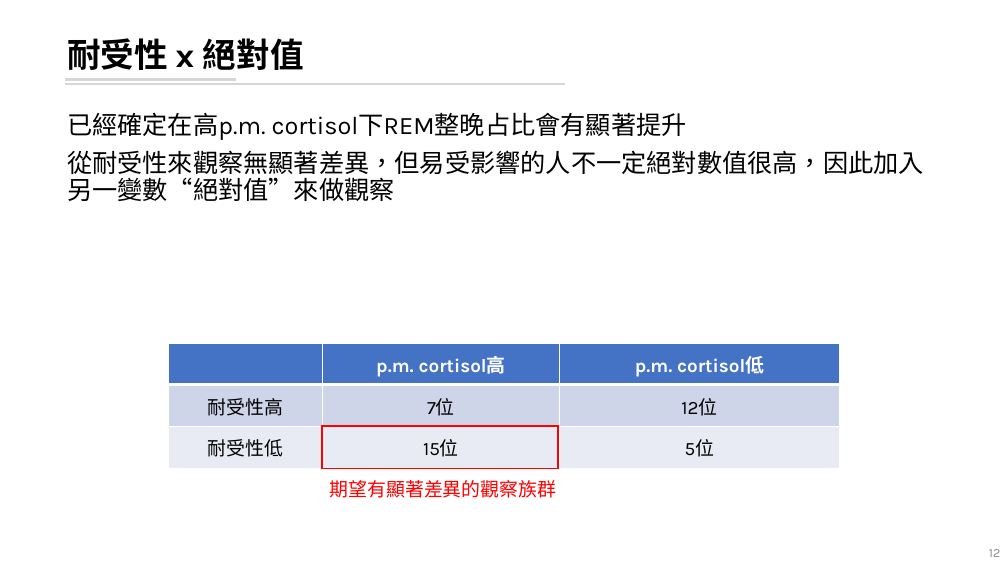
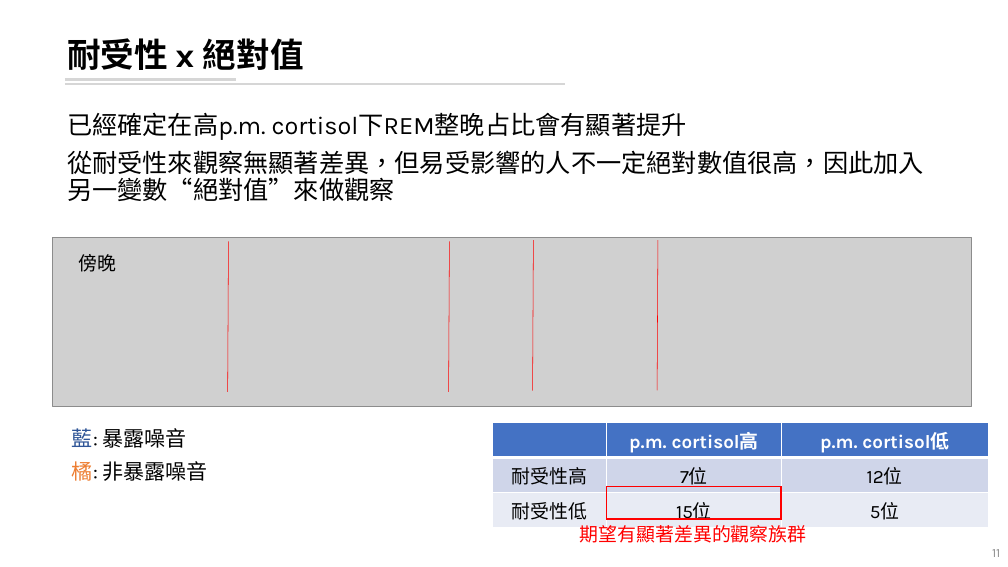
Before and after one commit to leooel97895750/REM_DataMining, a slide deck: slide 11 of 20210807_REM分析.pptx (slide 12 before the commit). Drawn at 1008x567 pixels with LibreOffice and Linux fonts; fonts in the diff are those of the drawing; grey boxes stand for pictures. Boxes give left, top, right and bottom in pixels: in the first picture for what was removed or moved away, otherwise in the second. Text is boxed around its words. In the diff, an @@ line names an element or a change of style, - is before the commit and + after.

```diff
--- a/20210807_REM分析.pptx
+++ b/20210807_REM分析.pptx
@@ picture added at (52, 237, 972, 406) @@
@@ text added at (78, 254, 116, 272), 18 pt, text #000000 @@
+傍晚
@@ line added from (228, 241) to (228, 392), #FF0000 0.5 pt @@
@@ line added from (449, 241) to (448, 392), #FF0000 0.5 pt @@
@@ line added from (534, 240) to (533, 391), #FF0000 0.5 pt @@
@@ line added from (658, 240) to (657, 390), #FF0000 0.5 pt @@
@@ text added at (72, 428, 208, 481), 20 pt, text #000000 @@
+藍: 暴露噪音
+橘: 非暴露噪音
@@ table: place and size @@
-table at (168, 343, 840, 469)
+table at (492, 423, 988, 524)
@@ rectangle: place and size @@
-rectangle at (322, 426, 558, 469)
+rectangle at (606, 486, 781, 519)
@@ text "期望有顯著差異的觀察族群": place and size @@
-text "期望有顯著差異的觀察族群" at (330, 480, 557, 498)
+text "期望有顯著差異的觀察族群" at (580, 525, 807, 543)
@@ page number at (992, 549, 1000, 557): text changed @@
-12
+11
```
Also in this commit, not shown: 14 other slides changed, 12 slides added, 1 slide removed, 12 other files.
